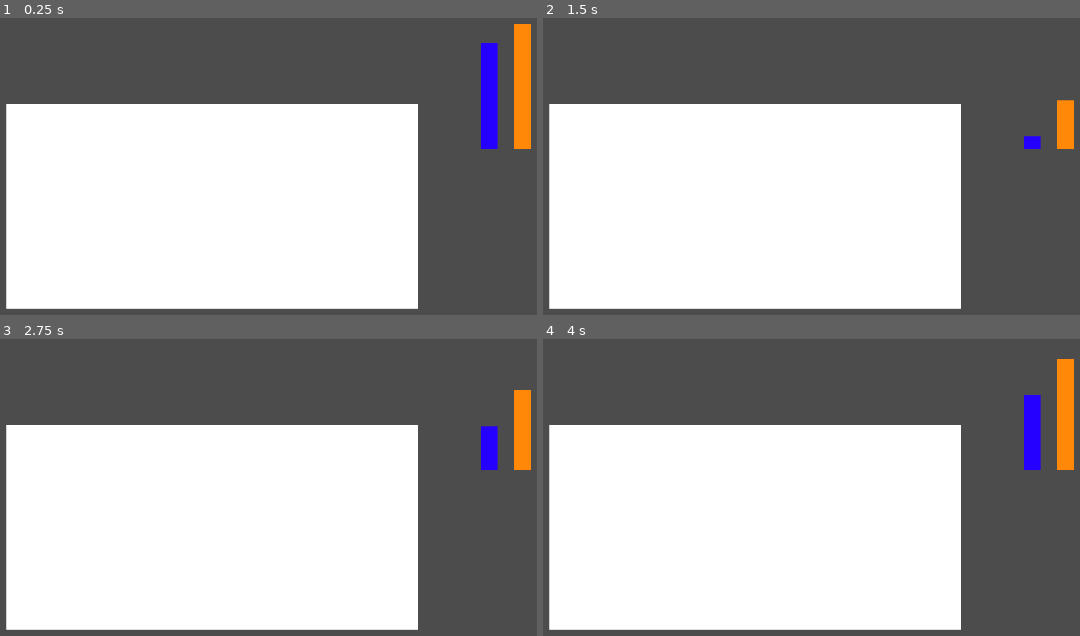
Above: before the commit, frames 1-4 (two rows, left to right).
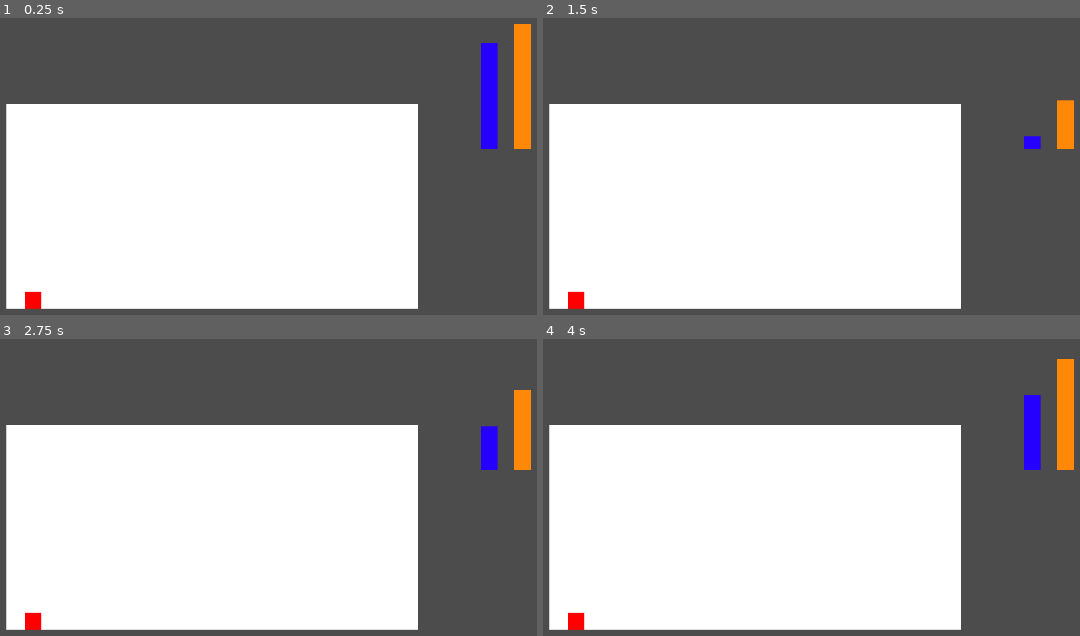
Above: after the commit, the same moments.

Repository: Hazematman/UWGameJam_Winter2023
Game: Godot game, scene res://scenes/TestScene.tscn
Two runs of this game, one before a commit and one after it. Both use one fixed random seed, a clock stepped at 60 frames per second and the inputs below.
Inputs (mouse positions are in pixels of both pictures, inside the frame that each line leads up to):
- Up to frame 1 (0.25 s): no input
- Up to frame 2 (1.5 s): move the mouse to (918, 208) at 0.52 s; click (918, 208) at 0.67 s; move the mouse to (585, 252) at 1.27 s; click (585, 252) at 1.42 s
- Up to frame 3 (2.75 s): move the mouse to (279, 451) at 2.02 s; click (279, 451) at 2.17 s
- Up to frame 4 (4 s): move the mouse to (outside the picture) at 2.77 s; click (outside the picture) at 2.92 s; move the mouse to (983, 618) at 3.52 s; click (983, 618) at 3.67 s

The runs differ from the first frame. In frame 1, 0.2% of the frame differs, in the area x 4-8%, y 91-98%; in frame 2, 0.2%; in frame 3, 0.2%; in frame 4, 0.2%.

Commit message:
Add root growing

Diff:
--- /dev/null
+++ b/scenes/Root.gd
@@ -0,0 +1,80 @@
+extends Node2D
+
+
+# Declare member variables here. Examples:
+# var a = 2
+# var b = "text"
+
+enum State {
+	DEFAULT,
+	SELECT_ROOT,
+}
+
+enum Root {
+	BASIC,
+	FILTER,
+	EATER,
+}
+
+var mouse_over = false
+var root = null
+var state = State.DEFAULT
+
+onready var cards = get_node("Cards")
+
+const root_basic = preload("res://scenes/RootBasic.tscn")
+
+func grow_root(type):
+	assert(root == null, "Can't grow root when one already exists")
+	state = State.DEFAULT
+	root = root_basic.instance()
+	add_child(root)
+	root.get_node("Area2D").connect("input_event", self, "_on_root_click")
+
+func kill_root():
+	remove_child(root)
+	root.queue_free()
+	root = null
+
+# Called when the node enters the scene tree for the first time.
+func _ready():
+	pass # Replace with function body.
+
+func _input(event):
+	if event is InputEventMouseButton and event.button_index == BUTTON_LEFT and event.pressed:
+		if mouse_over and state == State.DEFAULT and root == null:
+			state = State.SELECT_ROOT
+
+# Called every frame. 'delta' is the elapsed time since the previous frame.
+func _process(_delta):
+	match(state):
+		State.DEFAULT:
+			cards.visible = false
+		State.SELECT_ROOT:
+			cards.visible = true
+
+
+func _on_root_click(_viewport, event, _shape_idx):
+	if event is InputEventMouseButton and event.button_index == BUTTON_RIGHT and event.pressed:
+		kill_root()
+
+
+func _on_RootCollider_mouse_entered():
+	mouse_over = true
+
+func _on_RootCollider_mouse_exited():
+	mouse_over = false
+
+func _on_Area2D_input_event(_viewport, event, _shape_idx):
+	if event is InputEventMouseButton and event.button_index == BUTTON_LEFT and event.pressed:
+		grow_root(Root.BASIC)
+
+
+func _on_Area2D2_input_event(_viewport, event, _shape_idx):
+	if event is InputEventMouseButton and event.button_index == BUTTON_LEFT and event.pressed:
+		grow_root(Root.FILTER)
+
+
+func _on_Area2D3_input_event(_viewport, event, _shape_idx):
+	if event is InputEventMouseButton and event.button_index == BUTTON_LEFT and event.pressed:
+		grow_root(Root.EATER)
--- /dev/null
+++ b/scenes/Root.tscn
@@ -0,0 +1,78 @@
+[gd_scene load_steps=4 format=2]
+
+[ext_resource path="res://scenes/Root.gd" type="Script" id=1]
+
+[sub_resource type="RectangleShape2D" id=1]
+extents = Vector2( 20, 20 )
+
+[sub_resource type="RectangleShape2D" id=2]
+extents = Vector2( 50, 75 )
+
+[node name="Root" type="Node2D"]
+script = ExtResource( 1 )
+
+[node name="RootCollider" type="Area2D" parent="."]
+
+[node name="CollisionShape2D" type="CollisionShape2D" parent="RootCollider"]
+shape = SubResource( 1 )
+
+[node name="ColliderGraphic" type="ColorRect" parent="RootCollider"]
+margin_left = -20.0
+margin_top = -20.0
+margin_right = 20.0
+margin_bottom = 20.0
+mouse_filter = 2
+color = Color( 1, 0, 0, 1 )
+
+[node name="Cards" type="Node2D" parent="."]
+
+[node name="Area2D" type="Area2D" parent="Cards"]
+position = Vector2( -120, -125 )
+
+[node name="ColorRect" type="ColorRect" parent="Cards/Area2D"]
+margin_left = -50.0
+margin_top = -75.0
+margin_right = 50.0
+margin_bottom = 75.0
+rect_pivot_offset = Vector2( 52, 70 )
+mouse_filter = 2
+color = Color( 0.780392, 0, 1, 1 )
+
+[node name="CollisionShape2D" type="CollisionShape2D" parent="Cards/Area2D"]
+shape = SubResource( 2 )
+
+[node name="Area2D2" type="Area2D" parent="Cards"]
+position = Vector2( 0, -125 )
+
+[node name="ColorRect" type="ColorRect" parent="Cards/Area2D2"]
+margin_left = -50.0
+margin_top = -75.0
+margin_right = 50.0
+margin_bottom = 75.0
+rect_pivot_offset = Vector2( 52, 70 )
+mouse_filter = 2
+color = Color( 0.780392, 0, 1, 1 )
+
+[node name="CollisionShape2D" type="CollisionShape2D" parent="Cards/Area2D2"]
+shape = SubResource( 2 )
+
+[node name="Area2D3" type="Area2D" parent="Cards"]
+position = Vector2( 120, -125 )
+
+[node name="ColorRect" type="ColorRect" parent="Cards/Area2D3"]
+margin_left = -50.0
+margin_top = -75.0
+margin_right = 50.0
+margin_bottom = 75.0
+rect_pivot_offset = Vector2( 52, 70 )
+mouse_filter = 2
+color = Color( 0.780392, 0, 1, 1 )
+
+[node name="CollisionShape2D" type="CollisionShape2D" parent="Cards/Area2D3"]
+shape = SubResource( 2 )
+
+[connection signal="mouse_entered" from="RootCollider" to="." method="_on_RootCollider_mouse_entered"]
+[connection signal="mouse_exited" from="RootCollider" to="." method="_on_RootCollider_mouse_exited"]
+[connection signal="input_event" from="Cards/Area2D" to="." method="_on_Area2D_input_event"]
+[connection signal="input_event" from="Cards/Area2D2" to="." method="_on_Area2D2_input_event"]
+[connection signal="input_event" from="Cards/Area2D3" to="." method="_on_Area2D3_input_event"]
--- /dev/null
+++ b/scenes/RootBasic.tscn
@@ -0,0 +1,19 @@
+[gd_scene load_steps=2 format=2]
+
+[sub_resource type="RectangleShape2D" id=1]
+extents = Vector2( 20, 209 )
+
+[node name="RootBasic" type="Node2D"]
+
+[node name="Area2D" type="Area2D" parent="."]
+
+[node name="ColorRect" type="ColorRect" parent="Area2D"]
+margin_left = -20.0
+margin_right = 20.0
+margin_bottom = 418.0
+mouse_filter = 2
+color = Color( 0.321569, 0.239216, 0.14902, 1 )
+
+[node name="CollisionShape2D" type="CollisionShape2D" parent="Area2D"]
+position = Vector2( 0, 209 )
+shape = SubResource( 1 )
--- a/scenes/TestScene.tscn
+++ b/scenes/TestScene.tscn
@@ -1,7 +1,8 @@
-[gd_scene load_steps=3 format=2]
+[gd_scene load_steps=4 format=2]
 
 [ext_resource path="res://scenes/WaterBar.tscn" type="PackedScene" id=1]
 [ext_resource path="res://scenes/RootGuy.tscn" type="PackedScene" id=2]
+[ext_resource path="res://scenes/Root.tscn" type="PackedScene" id=3]
 
 [node name="Node2D" type="Node2D"]
 
@@ -23,3 +24,6 @@
 color = Color( 1, 0.533333, 0.0352941, 1 )
 node_path = NodePath("../RootGuy")
 tracking_property = "nutrient"
+
+[node name="Root" parent="." instance=ExtResource( 3 )]
+position = Vector2( 558, 710 )
